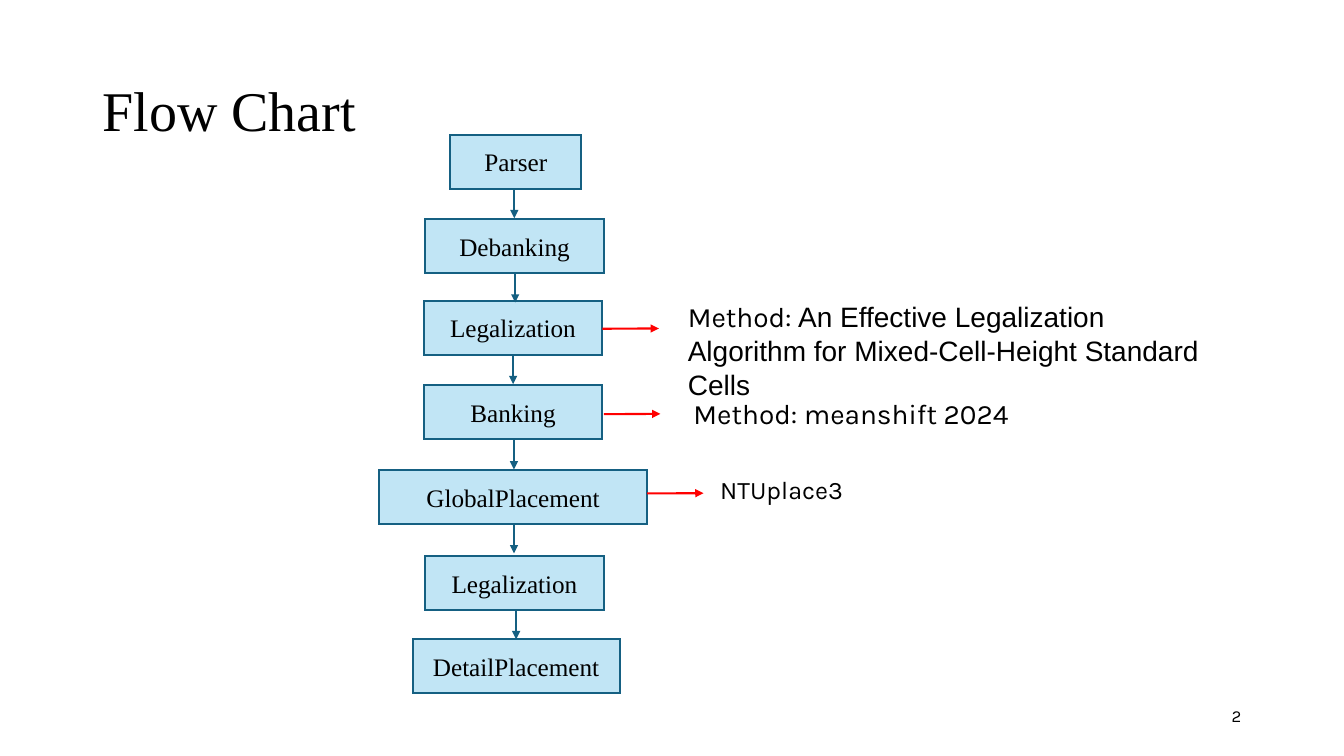
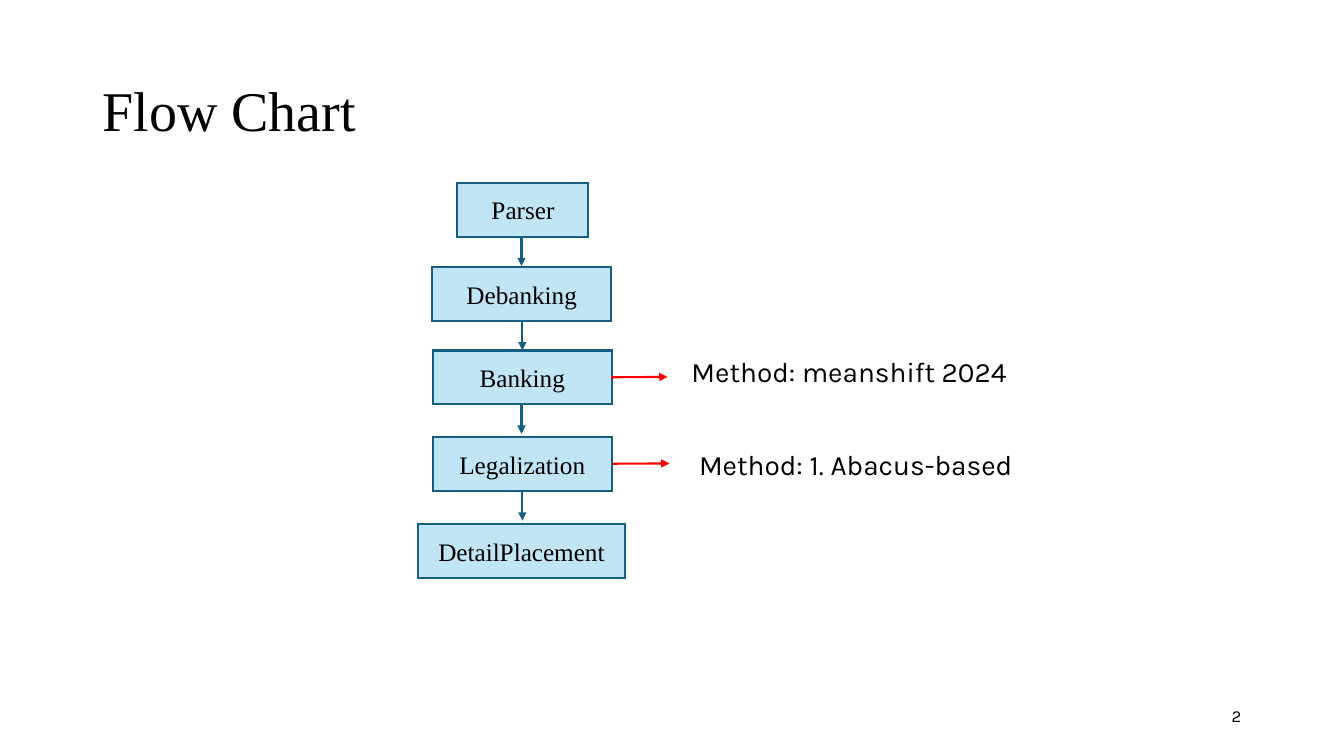
Before and after one commit to demon02130101/Lab, a slide deck: slide 2 of ICCAD/進度報告/0418.pptx. Drawn at 1344x756 pixels with LibreOffice and Linux fonts; fonts in the diff are those of the drawing. Boxes give left, top, right and bottom in pixels: in the first picture for what was removed or moved away, otherwise in the second. Text is boxed around its words. In the diff, an @@ line names an element or a change of style, - is before the commit and + after.

```diff
--- a/ICCAD/進度報告/0418.pptx
+++ b/ICCAD/進度報告/0418.pptx
@@ rectangle "Parser": place and size @@
-rectangle "Parser" at (451,135,582,189)
+rectangle "Parser" at (458,182,589,236)
@@ arrow moved from (514, 189) - (514, 219) to (521, 237) - (521, 266) @@
@@ rectangle "Debanking": place and size @@
-rectangle "Debanking" at (425,220,604,273)
+rectangle "Debanking" at (433,267,611,321)
@@ rectangle removed at (423,300,602,354) @@
-Legalization
@@ arrow moved from (515, 273) - (515, 302) to (522, 321) - (522, 351) @@
@@ rectangle "Banking": place and size @@
-rectangle "Banking" at (423,385,602,439)
+rectangle "Banking" at (434,351,612,404)
@@ arrow removed from (513, 355) to (513, 384) @@
@@ text "Method: meanshift 2024": place and size @@
-text "Method: meanshift 2024" at (693,404,1009,425)
+text "Method: meanshift 2024" at (691,362,1007,383)
@@ arrow moved from (604, 414) - (660, 414) to (611, 377) - (667, 377) @@
@@ arrow moved from (514, 441) - (514, 470) to (521, 404) - (521, 434) @@
@@ rectangle "Legalization": place and size @@
-rectangle "Legalization" at (425,557,604,610)
+rectangle "Legalization" at (434,438,612,491)
@@ rectangle removed at (379,470,647,523) @@
-GlobalPlacement
@@ arrow moved from (603, 329) - (659, 329) to (613, 464) - (669, 464) @@
@@ text at (699,456,1013,476): text changed; font Arial to Karla @@
-Method: An Effective Legalization Algorithm for Mixed-Cell-Height Standard Cells
+Method: 1. Abacus-based
@@ arrow moved from (516, 610) - (516, 639) to (522, 491) - (522, 521) @@
@@ arrow removed from (647, 494) to (704, 493) @@
@@ text removed at (720,481,843,505) @@
-NTUplace3
@@ rectangle "DetailPlacement": place and size @@
-rectangle "DetailPlacement" at (412,639,620,693)
+rectangle "DetailPlacement" at (418,524,626,578)
@@ arrow removed from (514, 524) to (514, 554) @@
```
Also in this commit, not shown: 6 slides added, 2 slides removed, 5 other files.
